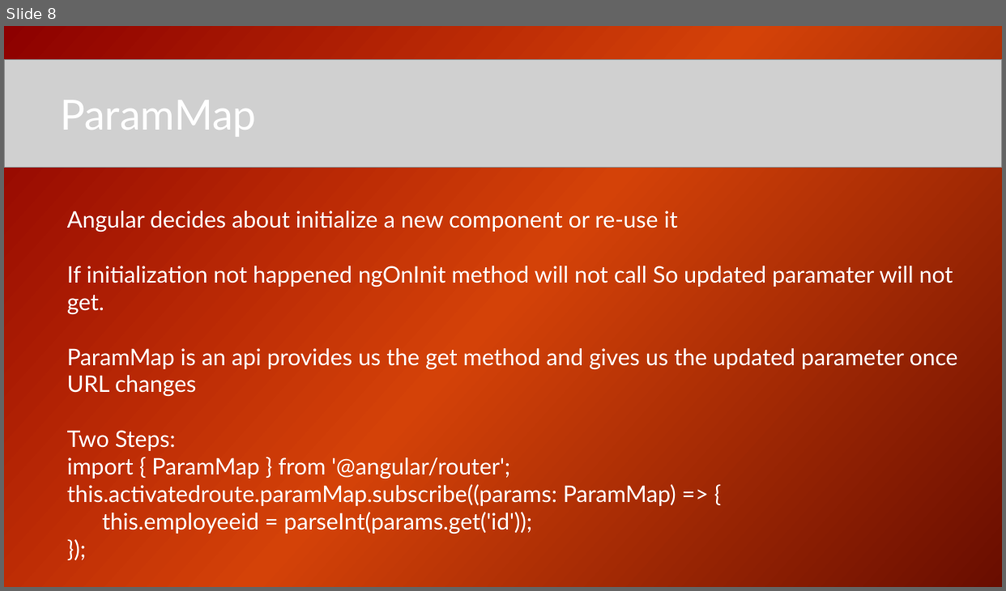
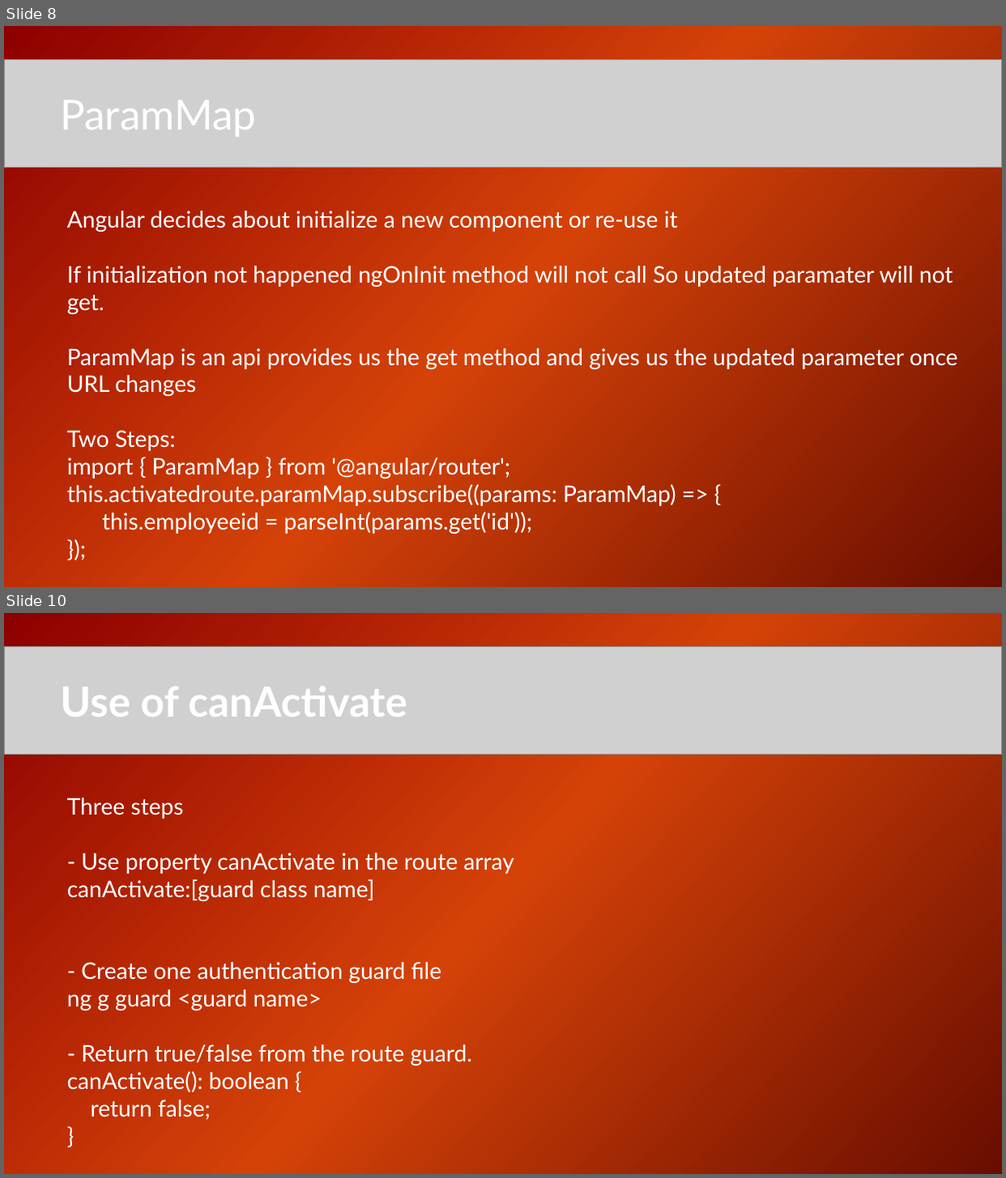
Before and after one commit to husentelwalainfo/demo, a slide deck: ppt/6.route.pptx. Shown one above the other, each under a label of ours: slide 8 before the commit, slides 8 and 10 after it; the slides between them are not shown. The pictures are 1006x591 and 1006x1178 pixels, drawn with LibreOffice and Linux fonts; fonts in the diff are those of the drawing; grey boxes stand for pictures. Boxes give left, top, right and bottom in pixels: in the first picture for what was removed or moved away, otherwise in the second. Text is boxed around its words. In the diff, an @@ line names an element or a change of style, - is before the commit and + after.

```diff
--- a/ppt/6.route.pptx
+++ b/ppt/6.route.pptx
@@ slide 10 added at box(4, 613, 1002, 1174), background gradient #8D0000 to #D54209 to #6A0D00 @@
@@ picture added at box(4, 647, 1002, 755) @@
@@ text added at box(60, 686, 407, 717), 40 pt, text #FFFFFF, bold @@
+Use of canActivate
@@ title added at box(67, 698, 253, 717), 36 pt, text #FFFFFF, bold @@
+Installation
@@ text added at box(67, 798, 513, 1120), 22 pt, text #FFFFFF @@
+Three steps
+- Use property canActivate in the route array
+canActivate:[guard class name]
+- Create one authentication guard file
+ng g guard <guard name>
+- Return true/false from the route guard.
+canActivate(): boolean {
+return false;
+}
```
Also in this commit, not shown: 1 other slide added, 16 other files.
